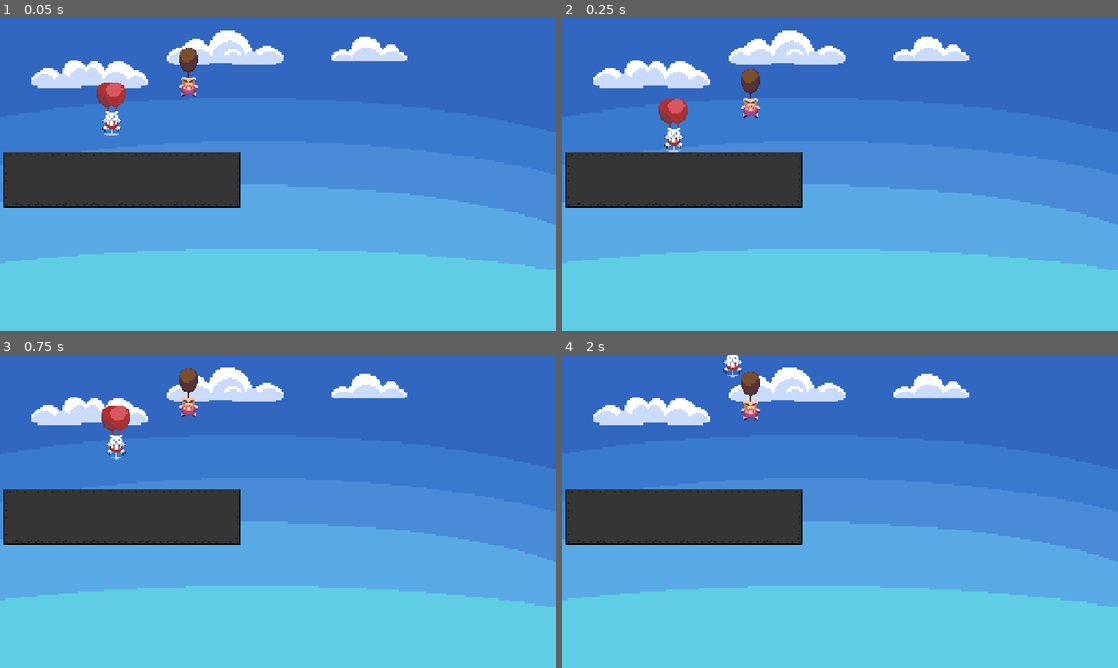
Above: before the commit, frames 1-4 (two rows, left to right).
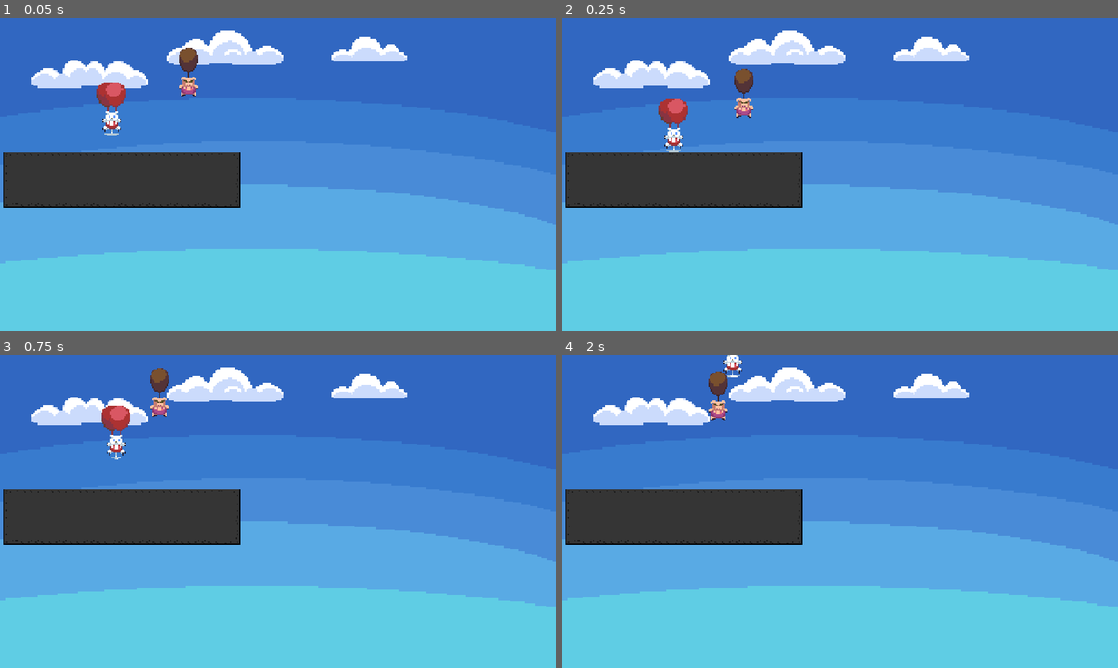
Above: after the commit, the same moments.

Repository: agoy184/BloonFiteClone
Game: Godot game, scene res://scenes/game_space.tscn
Two runs of this game, one before a commit and one after it. Both use one fixed random seed, a clock stepped at 60 frames per second and the inputs below.
Inputs:
- Up to frame 1 (0.05 s): no input
- Up to frame 2 (0.25 s): no input
- Up to frame 3 (0.75 s): tap Enter at 0.5 s; hold D (right) from 0.53 s (still down); tap Space (jump) at 0.6 s
- Up to frame 4 (2 s): keep holding D (right); tap Space (jump) at 0.77, 1.07, 1.35, 1.52, 1.82 s

Frame 1 is identical in both runs. In frame 2, 0.4% of the frame differs, in the area x 31-36%, y 16-32%; in frame 3, 0.7%; in frame 4, 0.8%, in the area x 26-36%, y 5-21%.

Commit message:
Added more art & Music
Added more of the created assets from other team members. Tried to implement player death to no avail

Diff:
--- a/scenes/enemy.tscn
+++ b/scenes/enemy.tscn
@@ -2,9 +2,10 @@
 
 [ext_resource type="Script" uid="uid://b2iabskq2cve8" path="res://scripts/enemy.gd" id="1_c4w8v"]
 [ext_resource type="PackedScene" uid="uid://bpq1fh4qt103p" path="res://scenes/jump_component.tscn" id="2_5uy6h"]
-[ext_resource type="Texture2D" uid="uid://dsmaivgpmcam5" path="res://images/pigBalloon.png" id="2_c4w8v"]
+[ext_resource type="Texture2D" uid="uid://dsmaivgpmcam5" path="res://images/sprites/pigBalloon.png" id="2_c4w8v"]
 [ext_resource type="PackedScene" uid="uid://d3e5dajrhoyfa" path="res://scenes/movement_component.tscn" id="3_c4w8v"]
 [ext_resource type="PackedScene" uid="uid://duiv76phtyccf" path="res://scenes/gravity_component.tscn" id="4_xwavj"]
+[ext_resource type="PackedScene" path="res://scenes/follow_component.tscn" id="5_follow"]
 
 [sub_resource type="AtlasTexture" id="AtlasTexture_xwavj"]
 atlas = ExtResource("2_c4w8v")
@@ -56,13 +57,14 @@
 [sub_resource type="RectangleShape2D" id="RectangleShape2D_iy1hc"]
 size = Vector2(56, 36)
 
-[node name="Enemy" type="CharacterBody2D" unique_id=1807892313 node_paths=PackedStringArray("jump_component", "movement_component", "gravity_component") groups=["Enemy"]]
-collision_layer = 2
+[node name="Enemy" type="CharacterBody2D" unique_id=1807892313 node_paths=PackedStringArray("jump_component", "movement_component", "gravity_component", "follow_component") groups=["Enemy"]]
+collision_layer = 4
 collision_mask = 2
 script = ExtResource("1_c4w8v")
 jump_component = NodePath("JumpComponent")
 movement_component = NodePath("MovementComponent")
 gravity_component = NodePath("GravityComponent")
+follow_component = NodePath("FollowComponent")
 
 [node name="AnimatedSprite2D" type="AnimatedSprite2D" parent="." unique_id=112880881]
 scale = Vector2(3, 3)
@@ -70,7 +72,7 @@
 animation = &"jump"
 frame_progress = 0.41247994
 
-[node name="BodyCollision" type="CollisionShape2D" parent="." unique_id=741600045]
+[node name="BodyCollision" type="CollisionShape2D" parent="." unique_id=741600045 groups=["Enemy"]]
 position = Vector2(0, 46)
 shape = SubResource("RectangleShape2D_iy1hc")
 
@@ -79,3 +81,5 @@
 [node name="MovementComponent" parent="." unique_id=1187000821 instance=ExtResource("3_c4w8v")]
 
 [node name="GravityComponent" parent="." unique_id=1678593358 instance=ExtResource("4_xwavj")]
+
+[node name="FollowComponent" parent="." unique_id=176644470 instance=ExtResource("5_follow")]
--- /dev/null
+++ b/scenes/follow_component.tscn
@@ -0,0 +1,6 @@
+[gd_scene load_steps=2 format=3]
+
+[ext_resource type="Script" path="res://scripts/follow_component.gd" id="1_follow"]
+
+[node name="FollowComponent" type="Node"]
+script = ExtResource("1_follow")
--- a/scenes/player.tscn
+++ b/scenes/player.tscn
@@ -1,10 +1,11 @@
 [gd_scene format=3 uid="uid://bouqg0gcwecht"]
 
 [ext_resource type="Script" uid="uid://dt6d8eiqikfl4" path="res://scripts/player.gd" id="1_g2els"]
-[ext_resource type="Texture2D" uid="uid://kv30i2rlmgar" path="res://images/fallingMain.png" id="2_fjrip"]
+[ext_resource type="Texture2D" uid="uid://kv30i2rlmgar" path="res://images/sprites/fallingMain.png" id="2_fjrip"]
 [ext_resource type="PackedScene" uid="uid://duiv76phtyccf" path="res://scenes/gravity_component.tscn" id="3_qhqgy"]
-[ext_resource type="Texture2D" uid="uid://tniwjxsb782d" path="res://images/flyingMain4.png" id="3_smehm"]
+[ext_resource type="Texture2D" uid="uid://tniwjxsb782d" path="res://images/sprites/flyingMain4.png" id="3_smehm"]
 [ext_resource type="PackedScene" uid="uid://bjrbbcybg0j5m" path="res://scenes/input_component.tscn" id="4_dqkch"]
+[ext_resource type="Texture2D" uid="uid://mw8gia2032g5" path="res://images/sprites/burstFallMain.png" id="4_ur7pv"]
 [ext_resource type="PackedScene" uid="uid://d3e5dajrhoyfa" path="res://scenes/movement_component.tscn" id="5_qlg0r"]
 [ext_resource type="PackedScene" uid="uid://bpq1fh4qt103p" path="res://scenes/jump_component.tscn" id="6_tuyoq"]
 [ext_resource type="PackedScene" uid="uid://bp8ee0eeujqwa" path="res://scenes/animation_component.tscn" id="7_fjrip"]
@@ -53,6 +54,34 @@
 atlas = ExtResource("3_smehm")
 region = Rect2(75, 0, 25, 45)
 
+[sub_resource type="AtlasTexture" id="AtlasTexture_4ni07"]
+atlas = ExtResource("4_ur7pv")
+region = Rect2(0, 0, 25, 75)
+
+[sub_resource type="AtlasTexture" id="AtlasTexture_l71n6"]
+atlas = ExtResource("4_ur7pv")
+region = Rect2(25, 0, 25, 75)
+
+[sub_resource type="AtlasTexture" id="AtlasTexture_ke2ow"]
+atlas = ExtResource("4_ur7pv")
+region = Rect2(49, 0, 37, 75)
+
+[sub_resource type="AtlasTexture" id="AtlasTexture_ujl30"]
+atlas = ExtResource("4_ur7pv")
+region = Rect2(85, 0, 40, 75)
+
+[sub_resource type="AtlasTexture" id="AtlasTexture_31cv2"]
+atlas = ExtResource("4_ur7pv")
+region = Rect2(125, 0, 46, 75)
+
+[sub_resource type="AtlasTexture" id="AtlasTexture_pf23h"]
+atlas = ExtResource("4_ur7pv")
+region = Rect2(171, 0, 46, 75)
+
+[sub_resource type="AtlasTexture" id="AtlasTexture_dt7fs"]
+atlas = ExtResource("4_ur7pv")
+region = Rect2(217, 0, 46, 75)
+
 [sub_resource type="AtlasTexture" id="AtlasTexture_fulsm"]
 atlas = ExtResource("3_smehm")
 region = Rect2(0, 0, 25, 45)
@@ -92,7 +121,7 @@
 }],
 "loop": 1,
 "name": &"fall",
-"speed": 10.0
+"speed": 8.0
 }, {
 "frames": [{
 "duration": 1.0,
@@ -178,6 +207,32 @@
 "loop": 1,
 "name": &"idle",
 "speed": 5.0
+}, {
+"frames": [{
+"duration": 1.0,
+"texture": SubResource("AtlasTexture_4ni07")
+}, {
+"duration": 1.0,
+"texture": SubResource("AtlasTexture_l71n6")
+}, {
+"duration": 1.0,
+"texture": SubResource("AtlasTexture_ke2ow")
+}, {
+"duration": 1.0,
+"texture": SubResource("AtlasTexture_ujl30")
+}, {
+"duration": 1.0,
+"texture": SubResource("AtlasTexture_31cv2")
+}, {
+"duration": 1.0,
+"texture": SubResource("AtlasTexture_pf23h")
+}, {
+"duration": 1.0,
+"texture": SubResource("AtlasTexture_dt7fs")
+}],
+"loop": 1,
+"name": &"pop",
+"speed": 8.0
 }, {
 "frames": [{
 "duration": 1.0,
@@ -228,14 +283,14 @@
 [node name="AnimatedSprite2D" type="AnimatedSprite2D" parent="." unique_id=1950529116]
 position = Vector2(-1, -9)
 sprite_frames = SubResource("SpriteFrames_vp3xs")
-animation = &"fly"
+animation = &"idle"
 
 [node name="BodyCollision" type="CollisionShape2D" parent="." unique_id=973473215]
 position = Vector2(0, 7.76087)
 scale = Vector2(2, 2)
 shape = SubResource("RectangleShape2D_jjtej")
 
-[node name="Balloon" type="Area2D" parent="." unique_id=1916963737]
+[node name="Balloon" type="Area2D" parent="." unique_id=1916963737 groups=["Player"]]
 
 [node name="CollisionShape2D" type="CollisionShape2D" parent="Balloon" unique_id=121224422]
 position = Vector2(0, -19)
@@ -252,4 +307,4 @@
 [node name="AnimationComponent" parent="." unique_id=1627366857 node_paths=PackedStringArray("sprite") instance=ExtResource("7_fjrip")]
 sprite = NodePath("../AnimatedSprite2D")
 
-[connection signal="area_entered" from="Balloon" to="." method="_on_balloon_area_entered"]
+[connection signal="body_entered" from="Balloon" to="." method="_on_balloon_body_entered"]
--- a/scripts/animation_component.gd
+++ b/scripts/animation_component.gd
@@ -22,7 +22,10 @@
 	if is_jumping:
 		sprite.play("jump")
 	elif is_falling:
+		await sprite.animation_finished
 		sprite.play("idle")
 
 func handle_death_animation() -> void:
-	sprite.play("idle")
+	sprite.play("pop")
+	await sprite.animation_finished
+	sprite.play("fall")
--- a/scripts/enemy.gd
+++ b/scripts/enemy.gd
@@ -4,11 +4,22 @@
 @export var jump_component: JumpComponent
 @export var movement_component: MovementComponent
 @export var gravity_component: GravityComponent
+@export var follow_component: FollowComponent
 @onready var body_collision: CollisionShape2D = $BodyCollision
 
 
 func _physics_process(delta: float) -> void:
 	gravity_component.handle_gravity(self, delta)
+
+	var players: Array[Node] = get_tree().get_nodes_in_group("Player")
+	var direction: float = 0.0
+	if not players.is_empty():
+		var player: Node2D = players[0] as Node2D
+		if player:
+			direction = sign(player.global_position.x - global_position.x)
+
+	movement_component.handle_horizontal_movement(self, direction)
+
 	if self.is_on_floor():
 		jump_component.handle_enemy_jump(self)
 	move_and_slide()
--- /dev/null
+++ b/scripts/follow_component.gd
@@ -0,0 +1,36 @@
+extends Node
+class_name FollowComponent
+
+## The group of objects to follow.
+@export var target_group: String = "Player"
+## Minimum horizontal distance to maintain from the target.
+@export var min_distance: float = 5.0
+
+## The horizontal direction to the target (-1, 0, or 1).
+var target_direction: float = 0.0
+
+## Updates the target_direction based on the nearest node in target_group.
+func update_direction(body: Node2D) -> void:
+	var targets: Array[Node] = get_tree().get_nodes_in_group(target_group)
+	if targets.is_empty():
+		target_direction = 0.0
+		return
+
+	var nearest_target: Node2D = null
+	var min_dist_sq: float = INF
+
+	for target in targets:
+		if target is Node2D:
+			var dist_sq: float = body.global_position.distance_squared_to(target.global_position)
+			if dist_sq < min_dist_sq:
+				min_dist_sq = dist_sq
+				nearest_target = target
+
+	if nearest_target:
+		var diff_x: float = nearest_target.global_position.x - body.global_position.x
+		if abs(diff_x) > min_distance:
+			target_direction = sign(diff_x)
+		else:
+			target_direction = 0.0
+	else:
+		target_direction = 0.0
--- a/scripts/input_component.gd
+++ b/scripts/input_component.gd
@@ -2,6 +2,7 @@
 class_name InputComponent
 
 var input_horizontal: float= 0.0
+var dead: bool = false
 
 func _process(_delta: float) -> void:
 	input_horizontal = Input.get_axis("left", "right")
--- a/scripts/player.gd
+++ b/scripts/player.gd
@@ -20,6 +20,11 @@
 	move_and_slide()
 
 
-func _on_balloon_area_entered(area: Area2D) -> void:
-	animation_component.death(self)
-	movement_component.death(self)
+
+
+func _on_balloon_body_entered(body: Node2D) -> void:
+	animation_component.handle_death_animation()
+	movement_component.handle_death(self)
+	set_collision_layer_value(1, false)
+	set_collision_mask_value(1, false)
+	set_collision_mask_value(3, false)
Binary file added: images/jam60MainScreen.png
Not shown, added: images/jam60MainScreen.png.import
Binary file added: images/sprites/blowingMain.png
Not shown, added: images/sprites/blowingMain.png.import
Binary file added: images/sprites/burstFallMain.png
Not shown, added: images/sprites/burstFallMain.png.import
Binary file added: images/sprites/fallingMain.png
Not shown, added: images/sprites/fallingMain.png.import
Binary file added: images/sprites/flyingMain4.png
Not shown, added: images/sprites/flyingMain4.png.import
Binary file added: images/sprites/pigBalloon.png
Not shown, added: images/sprites/pigBalloon.png.import
(and 29 more such lines)
